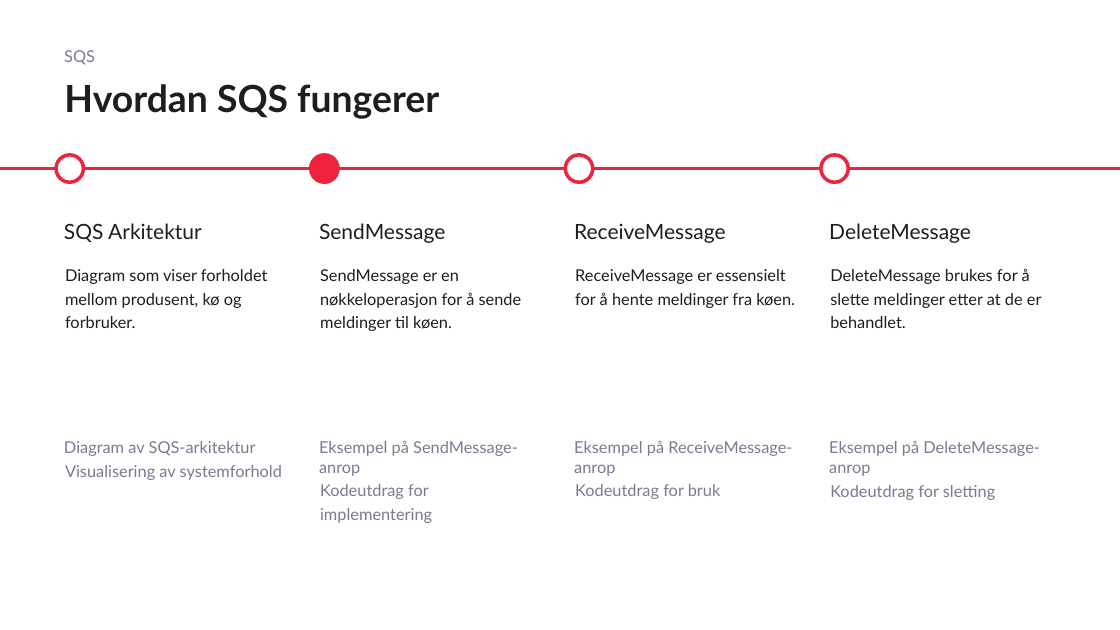
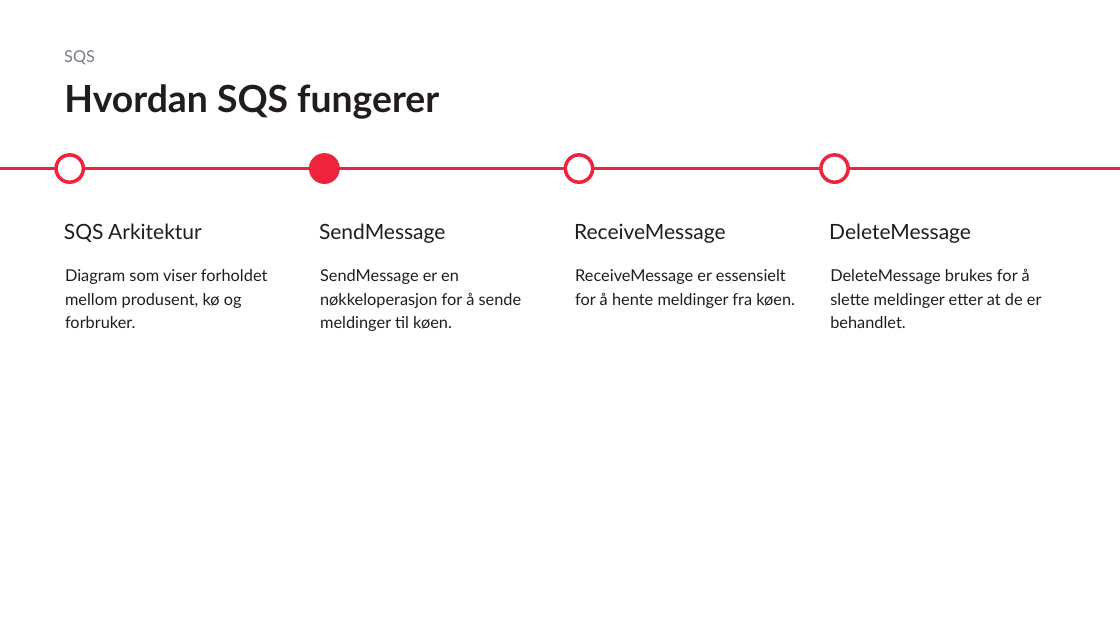
Before and after one commit to gokstadakademiet/cloud-2025, a slide deck: slide 11 of uke_4/slides/aws-sqs-sns.pptx. Drawn at 1120x630 pixels with LibreOffice and Linux fonts; fonts in the diff are those of the drawing. Boxes give left, top, right and bottom in pixels: in the first picture for what was removed or moved away, otherwise in the second. Text is boxed around its words. In the diff, an @@ line names an element or a change of style, - is before the commit and + after.

```diff
--- a/uke_4/slides/aws-sqs-sns.pptx
+++ b/uke_4/slides/aws-sqs-sns.pptx
@@ text removed at (64, 441, 282, 480) @@
-Diagram av SQS-arkitektur
-Visualisering av systemforhold
@@ text removed at (319, 441, 518, 523) @@
-Eksempel på SendMessage-anrop
-Kodeutdrag for implementering
@@ text removed at (574, 441, 792, 499) @@
-Eksempel på ReceiveMessage-anrop
-Kodeutdrag for bruk
@@ text removed at (829, 441, 1040, 500) @@
-Eksempel på DeleteMessage-anrop
-Kodeutdrag for sletting
```
Also in this commit, not shown: 7 other files.
